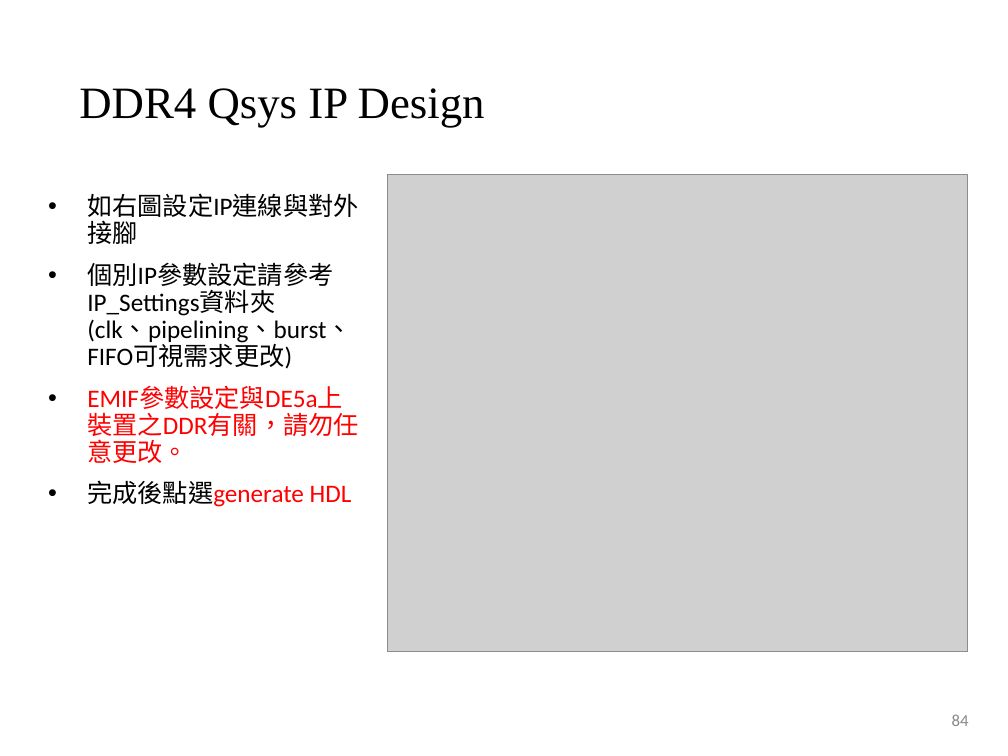
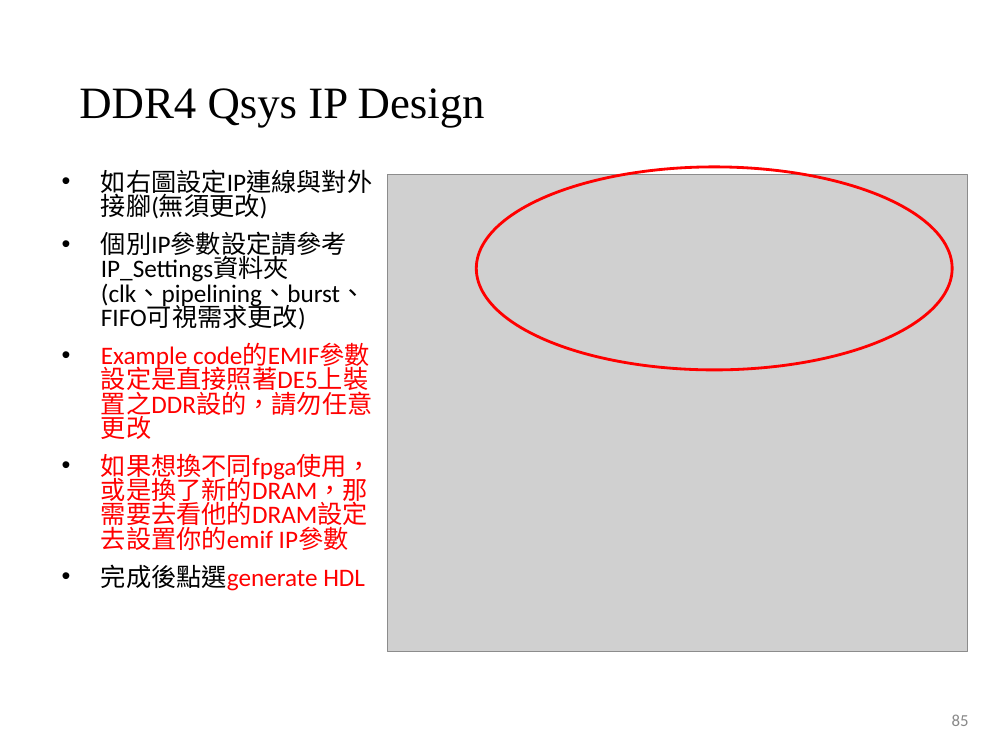
Before and after one commit to shihjimmy/riffa, a slide deck: slide 85 of RIFFA_tutorial_2025.pptx (slide 84 before the commit). Drawn at 1008x756 pixels with LibreOffice and Linux fonts; fonts in the diff are those of the drawing; grey boxes stand for pictures; background and template pictures are left out. Boxes give left, top, right and bottom in pixels: in the first picture for what was removed or moved away, otherwise in the second. Text is boxed around its words. In the diff, an @@ line names an element or a change of style, - is before the commit and + after.

```diff
--- a/RIFFA_tutorial_2025.pptx
+++ b/RIFFA_tutorial_2025.pptx
@@ text "如右圖設定IP連線與對外接腳(無須更改)": place and size @@
-text "如右圖設定IP連線與對外接腳(無須更改)" at bbox=[87, 193, 358, 507]
+text "如右圖設定IP連線與對外接腳(無須更改)" at bbox=[101, 169, 372, 591]
@@ text at bbox=[101, 169, 372, 219]: text changed @@
-• 如右圖設定IP連線與對外接腳
+• 如右圖設定IP連線與對外接腳(無須更改)
@@ ellipse added at bbox=[476, 167, 952, 370], outline #FF0000 2 pt @@
@@ text at bbox=[101, 231, 365, 591]: line spacing 0.9 to 0.8 @@
@@ text at bbox=[101, 346, 372, 550]: text changed @@
-• EMIF參數設定與DE5a上裝置之DDR有關，請勿任意更改。
+• Example code的EMIF參數設定是直接照著DE5上裝置之DDR設的，請勿任意更改
+• 如果想換不同fpga使用，或是換了新的DRAM，那需要去看他的DRAM設定去設置你的emif IP參數
@@ page number at bbox=[952, 714, 969, 726]: text changed @@
-84
+85
```
Also in this commit, not shown: 40 other slides changed, 1 slide added, 2 slides removed.
